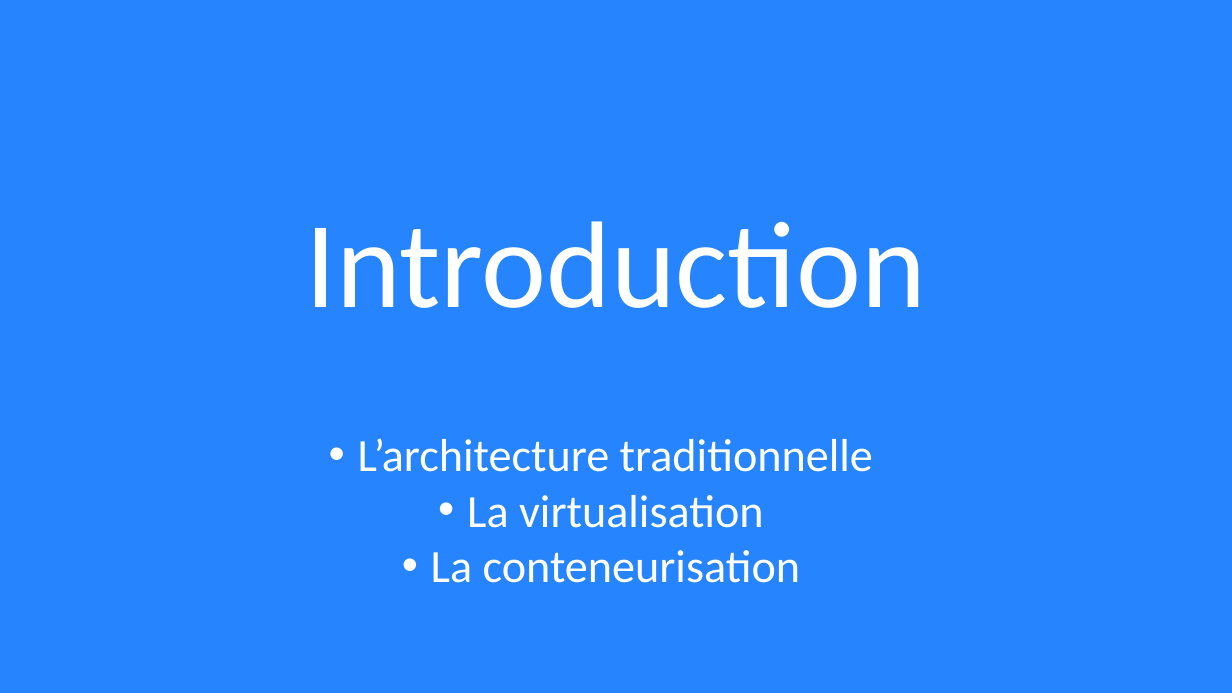
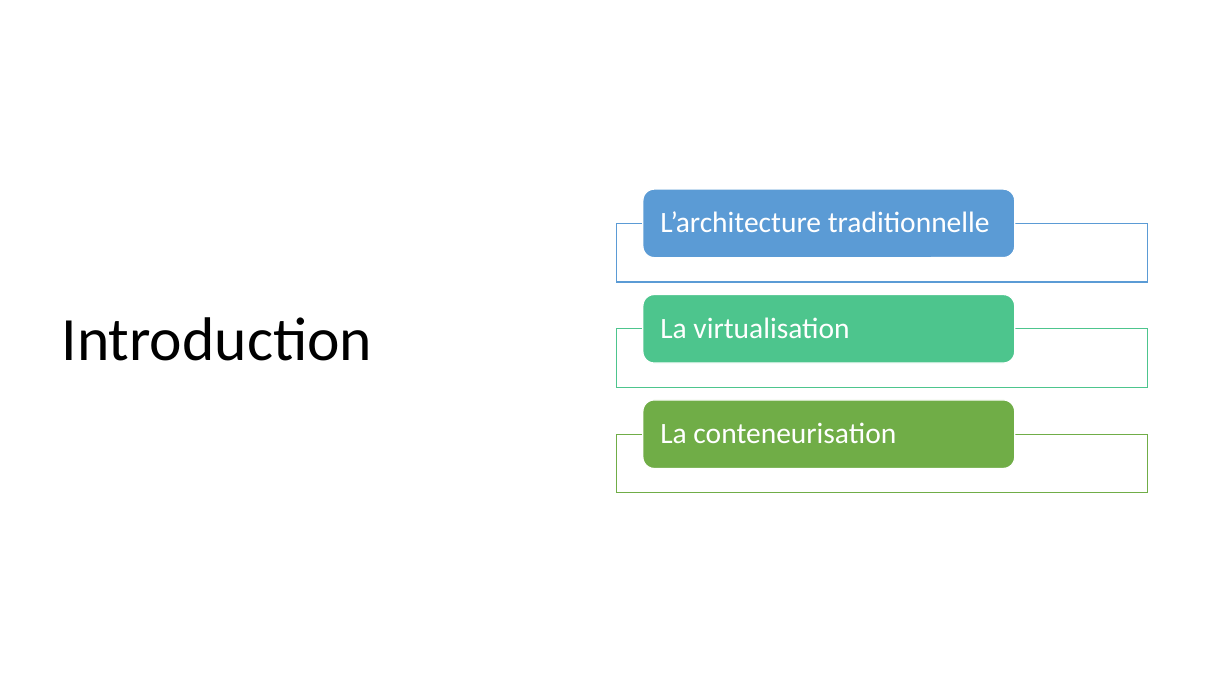
Before and after one commit to lukihd/Labo-Cloud-2020-2021, a slide deck: slide 3 of cours/docker/DOCKER.pptx. Drawn at 1232x693 pixels with LibreOffice and Linux fonts; fonts in the diff are those of the drawing. Boxes give left, top, right and bottom in pixels: in the first picture for what was removed or moved away, otherwise in the second. Text is boxed around its words. In the diff, an @@ line names an element or a change of style, - is before the commit and + after.

```diff
--- a/cours/docker/DOCKER.pptx
+++ b/cours/docker/DOCKER.pptx
@@ background #2684FF to #FFFFFF @@
@@ title "Introduction": place and size @@
-title "Introduction" at (305, 221, 926, 308)
+title "Introduction" at (62, 317, 372, 361)
@@ title "Introduction" at (62, 317, 372, 361): size 96 to 48 pt, text colour #FFFFFF to #000000; alignment centre to left @@
@@ text "L’architecture traditionnelle": place and size @@
-text "L’architecture traditionnelle" at (358, 438, 873, 583)
+text "L’architecture traditionnelle" at (660, 211, 990, 232)
@@ text "L’architecture traditionnelle" at (660, 211, 990, 232): size 36 to 23 pt; alignment centre to left; bullet • to none; line spacing 1 to 0.9; more space between paragraphs; vertical alignment top to middle @@
@@ group added at (616, 189, 1148, 493): 3 rectangles, 3 rounded rectangles, 2 texts @@
+La virtualisation
+La conteneurisation
@@ text at (431, 495, 800, 583): paragraphs removed @@
-• La virtualisation
-• La conteneurisation
```
Also in this commit, not shown: 11 other slides changed, 2 slides added, 1 slide removed.
